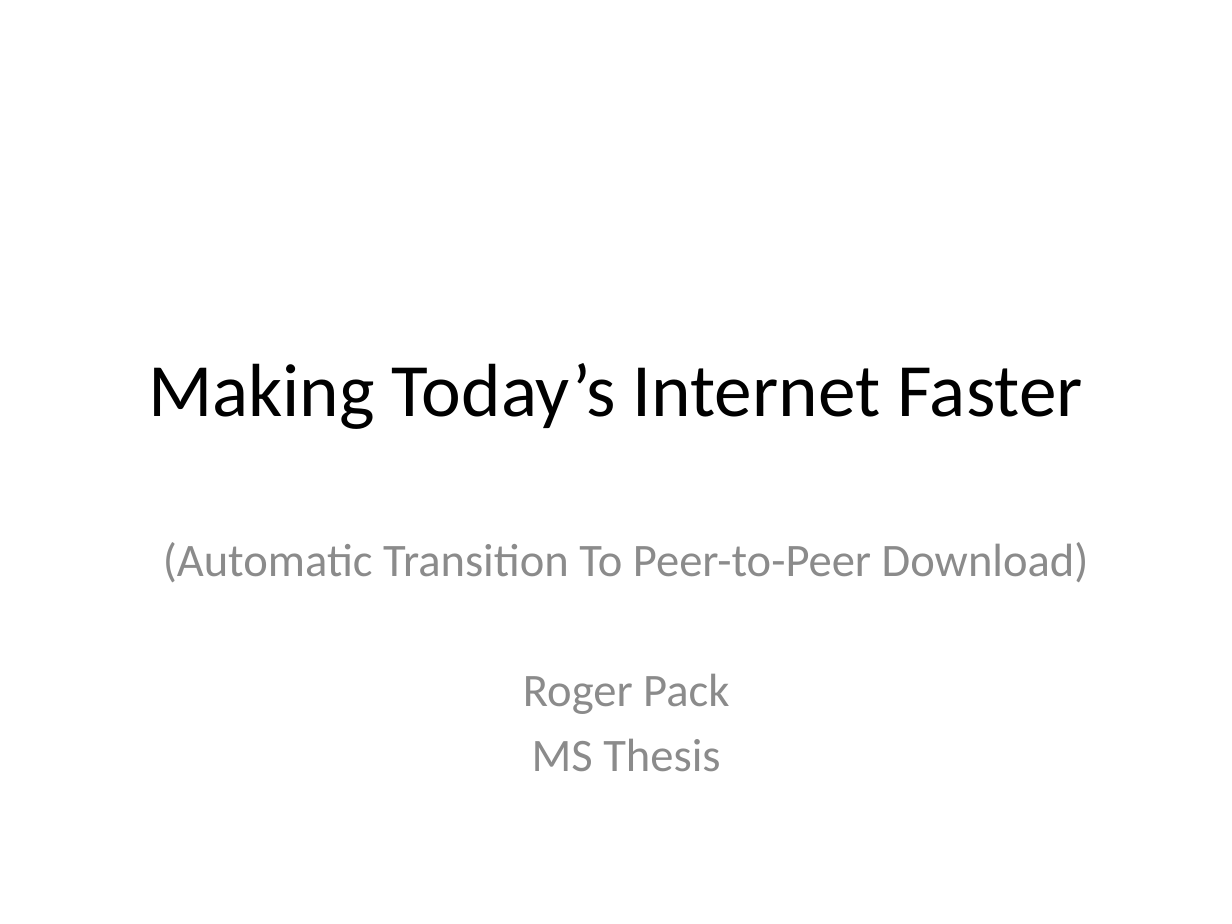
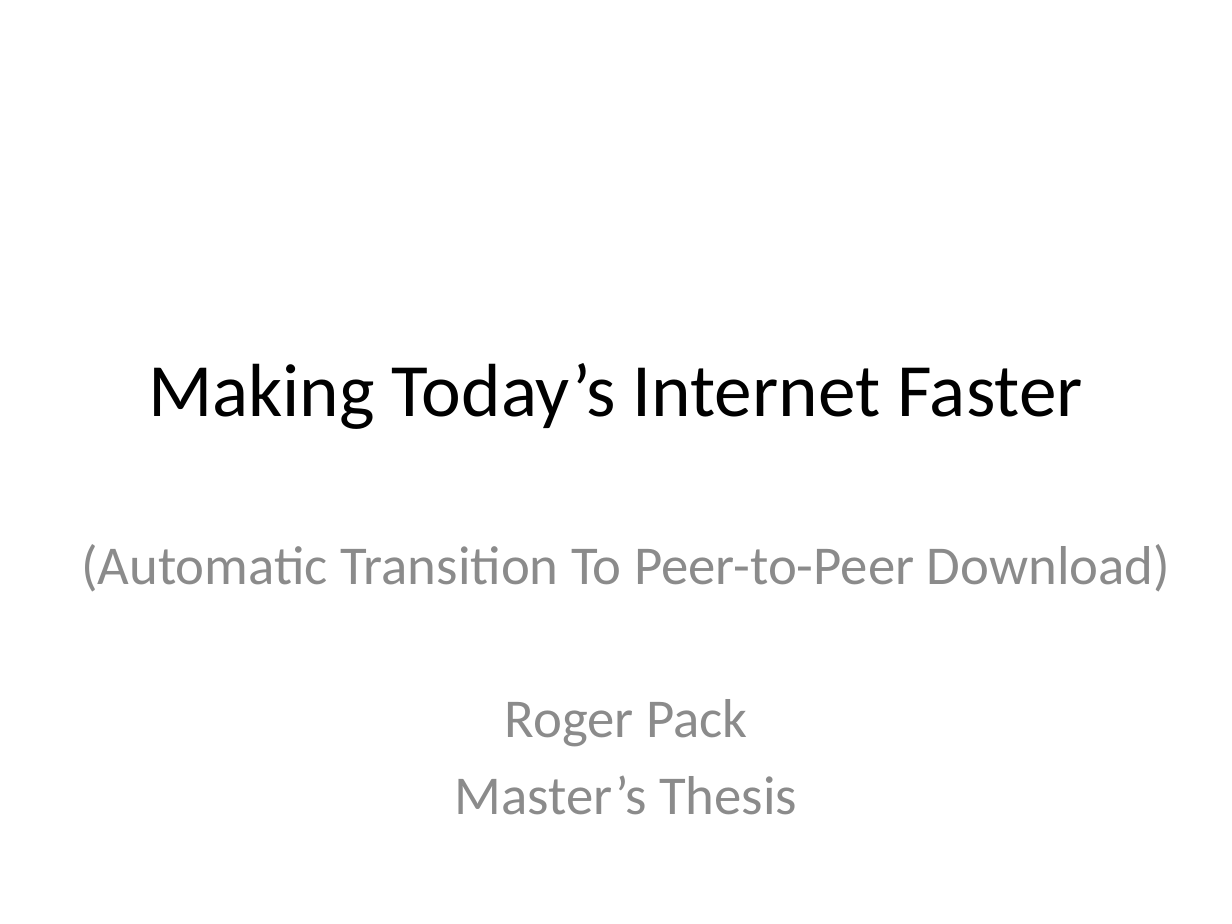
Before and after one commit to rdp/p2pwebclient, a slide deck: slide 1 of thesis_presentation/How to Make the Internet Faster.pptx. Drawn at 1232x924 pixels with LibreOffice and Linux fonts; fonts in the diff are those of the drawing. Boxes give left, top, right and bottom in pixels: in the first picture for what was removed or moved away, otherwise in the second. Text is boxed around its words. In the diff, an @@ line names an element or a change of style, - is before the commit and + after.

```diff
--- a/thesis_presentation/How to Make the Internet Faster.pptx
+++ b/thesis_presentation/How to Make the Internet Faster.pptx
@@ subtitle at (81,544,1170,747): size 27.2 to 32 pt in "(Automatic Transition To Peer-to-Peer Download)", "Roger Pack" @@
@@ subtitle at (455,776,797,815): text changed; size 27.2 to 32 pt @@
-MS Thesis
+Master’s Thesis
```
Also in this commit, not shown: 4 other slides changed, 1 other file.
